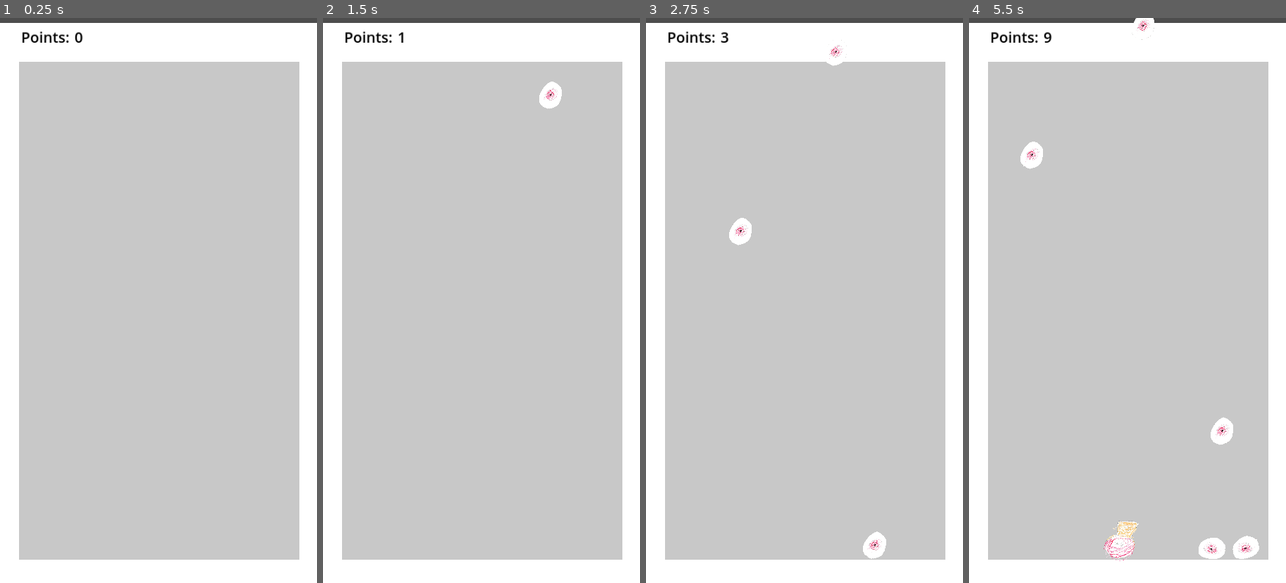
Above: before the commit, frames 1-4 (left to right).
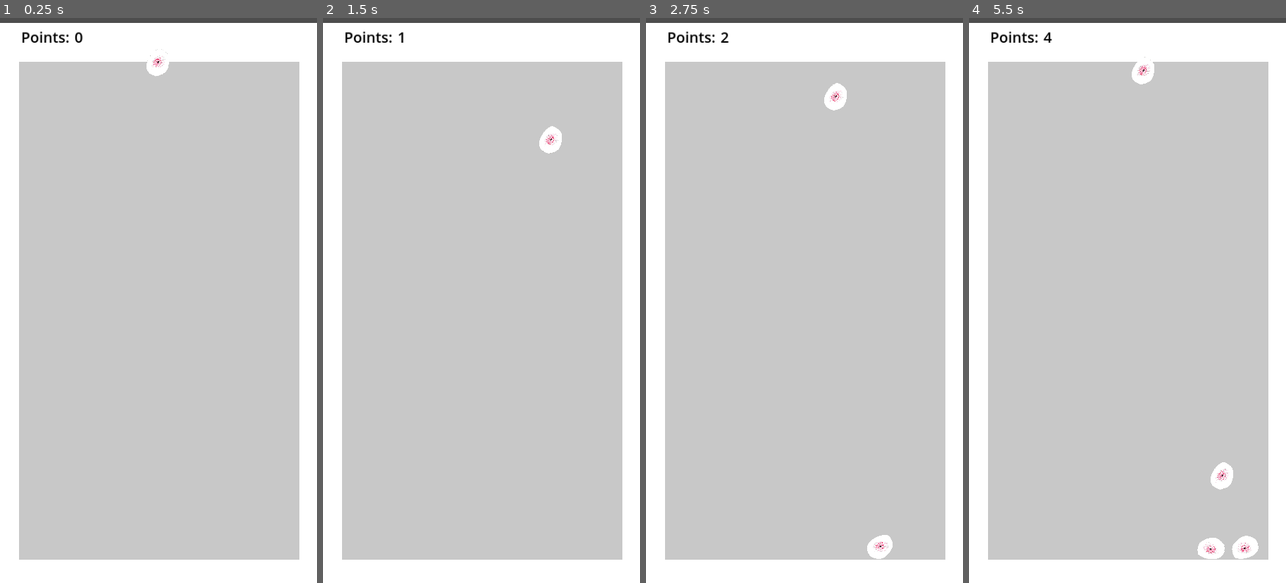
Above: after the commit, the same moments.

Repository: Checkroth/yokai-suika
Game: Godot game, scene res://main.tscn
The game is run twice, just before and just after one commit, with the same random seed, the same clock (stepped at 60 frames per second) and the same inputs.
Inputs (mouse positions are in pixels of both pictures, inside the frame that each line leads up to):
- Up to frame 1 (0.25 s): no input
- Up to frame 2 (1.5 s): tap Enter at 0.5 s; move the mouse to (551, 272) at 0.52 s; click (551, 272) at 0.67 s; move the mouse to (418, 328) at 1.27 s; click (418, 328) at 1.42 s
- Up to frame 3 (2.75 s): move the mouse to (836, 176) at 2.02 s; click (836, 176) at 2.17 s
- Up to frame 4 (5.5 s): move the mouse to (1111, 413) at 2.77 s; click (1111, 413) at 2.92 s; move the mouse to (1222, 385) at 3.52 s; click (1222, 385) at 3.67 s; move the mouse to (1032, 215) at 4.27 s; click (1032, 215) at 4.42 s; move the mouse to (1143, 300) at 5.02 s; click (1143, 300) at 5.17 s

The runs differ from the first frame. In frame 1, 0.2% of the frame differs, in the area x 46-54%, y 5-11%; in frame 2, 0.5%; in frame 3, 0.8%; in frame 4, 1.7%, in the area x 16-92%, y 0-97%.

Commit message:
Limit spawning to 1/s, show spawnable item before dropping

Diff:
--- a/main.gd
+++ b/main.gd
@@ -1,24 +1,47 @@
 extends Node
 
-var spawn_longitude: int = 0
+var spawn_longitude: float = 0
 var score: int = 0
+var hanging_suika: SuikaBase
 @onready var score_display: Label = %ScoreDisplay
+@onready var game_area: Control = %GameArea
+@onready var spawn_timer: Timer = %SpawnTimer
+var spawn_wait_time_seconds: float = 1.0
+
+# Attributes of game_area, used for clamping. Set on ready
+var min_x: float
+var max_x: float
+var spawn_latitude: float
 
 
 # Called when the node enters the scene tree for the first time.
 func _ready():
-	pass # Replace with function body.
+	min_x = game_area.position.x
+	max_x = min_x + game_area.size.x
+	# min_x = game_area.left
+	# max_x = game_area.anchor_right
+	spawn_latitude = game_area.position.y
+	_spawn_droppable()
 
+func clamp_x(clamp_target: float):
+	if clamp_target < min_x:
+		return min_x
+	elif clamp_target > max_x:
+		return max_x
+	else:
+		return clamp_target
 
 # Called every frame. 'delta' is the elapsed time since the previous frame.
-func _process(delta):
-	pass
+func _process(_delta):
+	var mouse_position = game_area.get_global_mouse_position()
+	spawn_longitude = clamp_x(mouse_position.x)
+	if hanging_suika != null:
+		hanging_suika.position.x = spawn_longitude
 
 func _input(event):
 	if event is InputEventMouseButton and !event.is_pressed():
 		spawn_longitude = event.position.x
-		_spawn_droppable(_choose_droppable())
-		print("CLICKED")
+		call_deferred("_drop_droppable")
 
 func _choose_droppable() -> Droppable:
 	return Globals.DROPPABLE_DATA[Globals.Droppables.MEDAMA_OYAJI]
@@ -36,10 +59,20 @@
 	new_suika.position = Vector2(normalized_x, normalized_y)
 	_add_to_score(droppable.combine_points)
 
-func _spawn_droppable(droppable: Droppable):
+func _spawn_droppable():
 	# var new_suika = droppable.scene.instantiate()
+	var droppable = _choose_droppable()
 	var new_suika = droppable.instantiate()
 	new_suika.drop_new.connect(_upgrade)
 	add_child(new_suika)
-	new_suika.position.x = spawn_longitude
-	_add_to_score(droppable.combine_points)
+	new_suika.position = Vector2(spawn_longitude, spawn_latitude)
+	new_suika.freeze_body()
+	hanging_suika = new_suika
+
+func _drop_droppable():
+	if hanging_suika == null:
+		return
+	_add_to_score(hanging_suika.droppable.combine_points)
+	hanging_suika.unfreeze_body()
+	hanging_suika = null
+	spawn_timer.start(spawn_wait_time_seconds)
--- a/main.tscn
+++ b/main.tscn
@@ -32,6 +32,7 @@
 metadata/_edit_lock_ = true
 
 [node name="GameArea" type="Control" parent="."]
+unique_name_in_owner = true
 layout_mode = 3
 anchors_preset = 15
 anchor_right = 1.0
@@ -112,3 +113,9 @@
 unique_name_in_owner = true
 layout_mode = 2
 text = "0"
+
+[node name="SpawnTimer" type="Timer" parent="."]
+unique_name_in_owner = true
+one_shot = true
+
+[connection signal="timeout" from="SpawnTimer" to="." method="_spawn_droppable"]
--- a/suika/suika_base.gd
+++ b/suika/suika_base.gd
@@ -4,6 +4,7 @@
 @export var sprite: Sprite2D
 
 var droppable: Droppable
+var in_play_collision_layer = 1
 
 signal drop_new
 
@@ -20,13 +21,22 @@
 	droppable = target_droppable
 	collision_space.scale = Vector2(droppable.scale, droppable.scale)
 	sprite.scale = Vector2(droppable.scale, droppable.scale)
-func freeze():
+
+func _toggle_collision(value: bool):
+	set_collision_layer_value(in_play_collision_layer, value)
+	set_collision_mask_value(in_play_collision_layer, value)
+
+func freeze_body():
 	# Used for preparing an object to drop at the top, but allowing it to
 	#    visibly slide along the top until the player is ready to drop it.
-	pass
+	freeze = true
+	lock_rotation = true
+	_toggle_collision(false)
 
-func unfreeze():
-	pass
+func unfreeze_body():
+	freeze = false
+	lock_rotation = false
+	_toggle_collision(true)
 
 func _on_body_entered(body):
 	# Defer fusing so that multiple bodies don't try to process simultaneously
